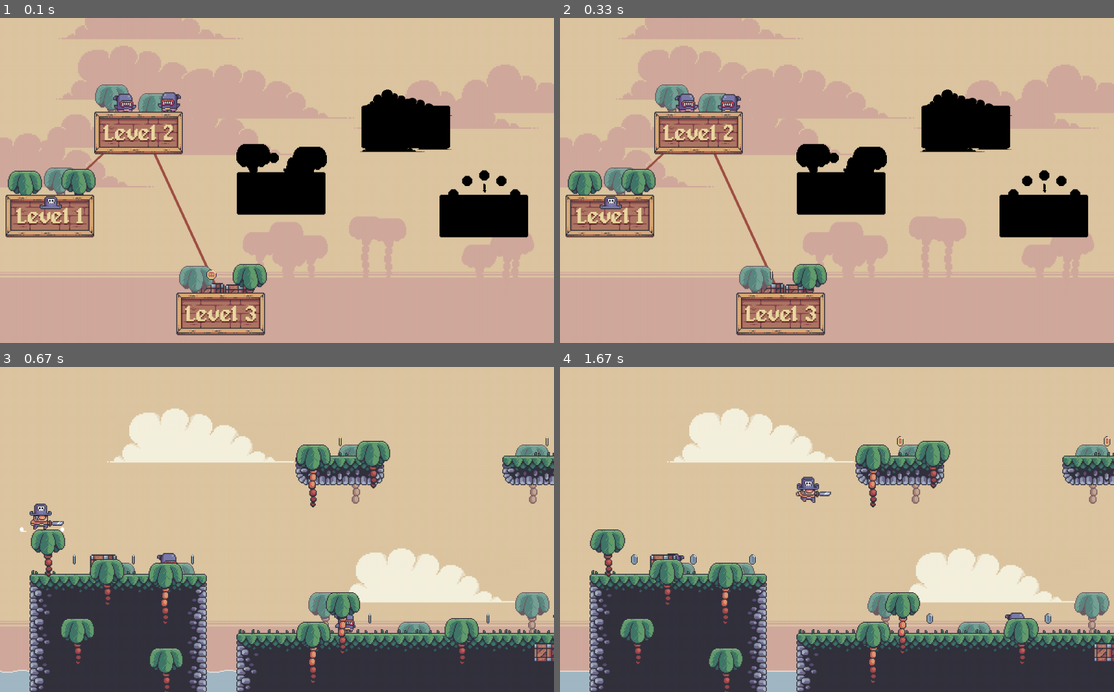
Above: before the commit, frames 1-4 (two rows, left to right).
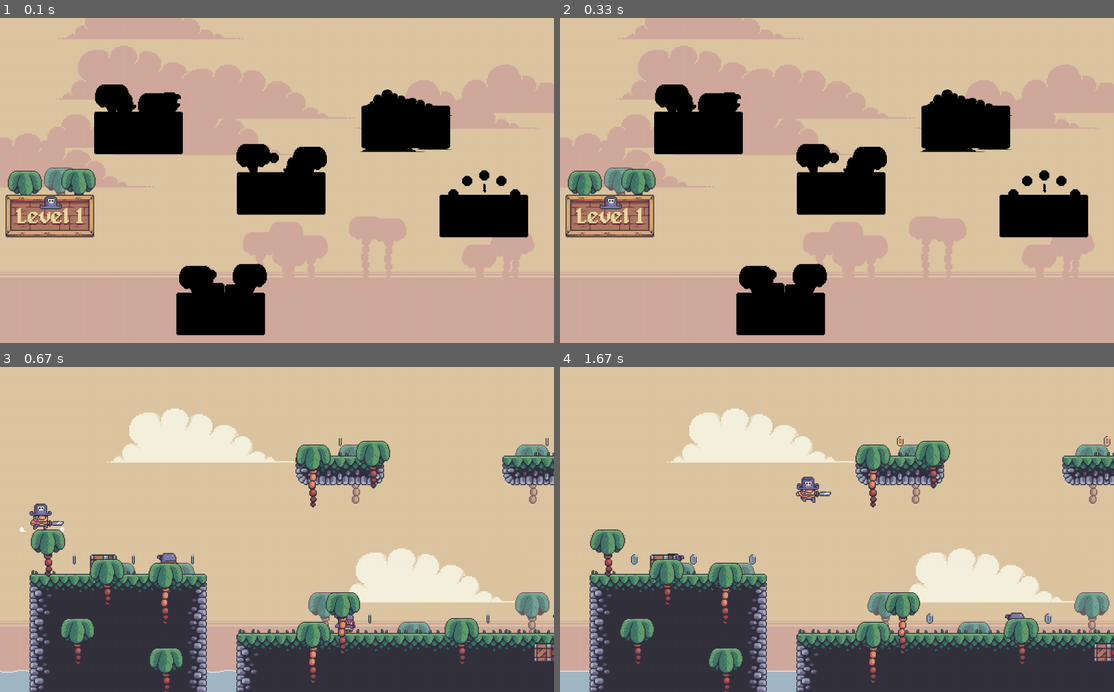
Above: after the commit, the same moments.

Repository: Zain-Khoso/pygame-mario
Game: pygame game, started from code/main.py
The game is run twice, just before and just after one commit, with the same random seed, the same clock (stepped at 60 frames per second) and the same inputs.
Inputs:
- Up to frame 1 (0.1 s): no input
- Up to frame 2 (0.33 s): no input
- Up to frame 3 (0.67 s): tap Space at 0.33 s
- Up to frame 4 (1.67 s): hold Right 0.67-1.13 s; hold Right 1.17-1.63 s; tap Space at 1.23, 1.53 s

The runs differ from the first frame. In frame 1, 6.4% of the frame differs, in the area x 11-49%, y 20-98%; in frame 2, 6.4%; in frame 3, nothing differs; in frame 4, nothing differs.

Commit message:
fix: overworld node paths

Diff:
--- a/code/main.py
+++ b/code/main.py
@@ -8,7 +8,7 @@
 
 class Game:
     def __init__(self):
-        self.max_level = 2
+        self.max_level = 0
 
         self.create_overworld(0, self.max_level)
 
--- a/code/overworld.py
+++ b/code/overworld.py
@@ -85,6 +85,9 @@
         return group
 
     def draw_paths(self):
+        if self.max_level == 0:
+            return
+
         points = [
             level_data["node_pos"]
             for index, level_data in enumerate(levels.values())
